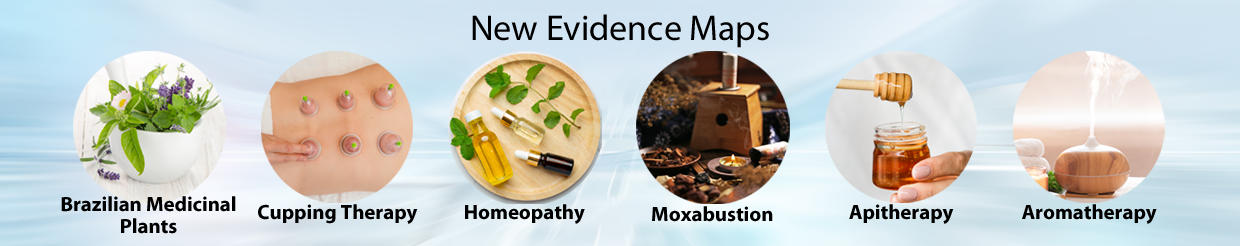
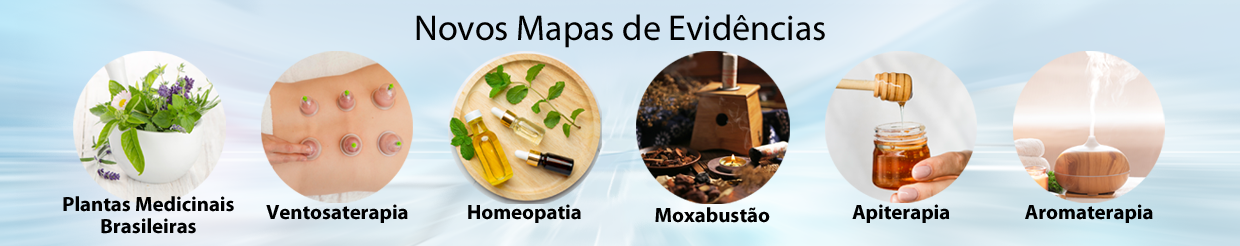
Revision of a layered 1240x246 image; what changed, layer by layer:
hid group "EN" (19 layers) over [61, 14, 1157, 234]
showed group "PT" (19 layers) over [63, 14, 1157, 234]
renamed "Novos Mapas de Evidencias" to "Novos Mapas de Evidências", painted on it over [416, 14, 825, 48]
